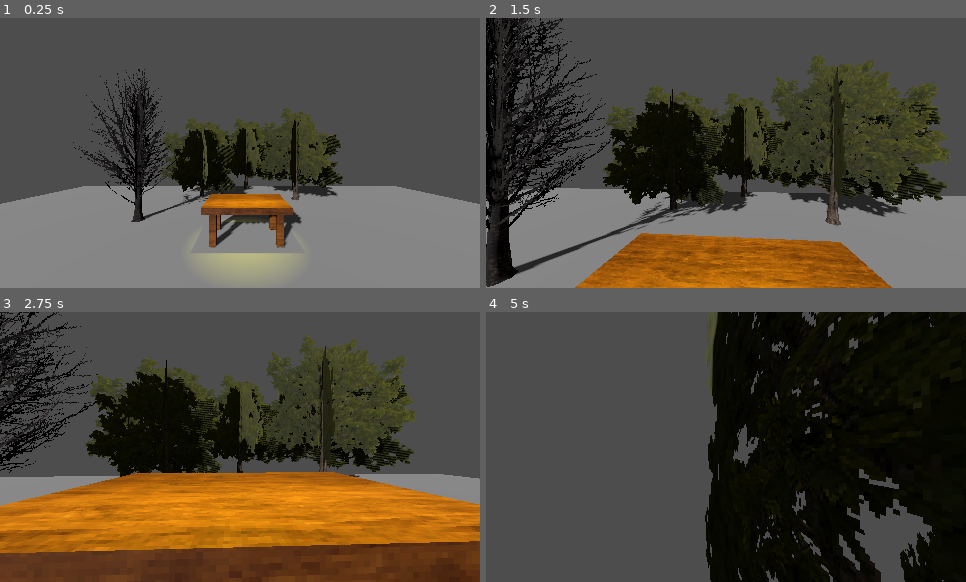
Above: before the commit, frames 1-4 (two rows, left to right).
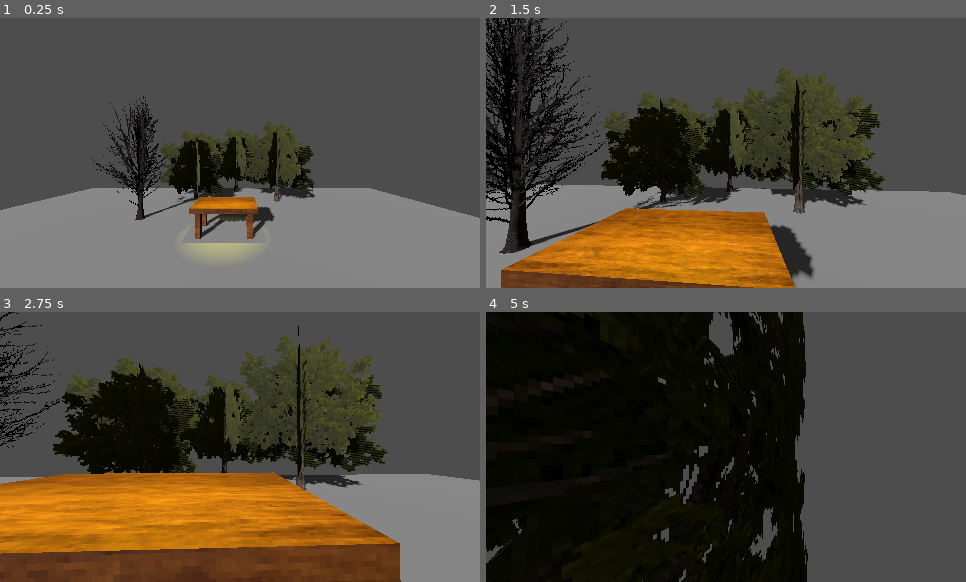
Above: after the commit, the same moments.

Repository: TheM0RSE/GameOff2026
Game: Godot game, scene res://Scenes/Main.tscn
Two runs of this game, one before a commit and one after it. Both use one fixed random seed, a clock stepped at 60 frames per second and the inputs below.
Inputs (mouse positions are in pixels of both pictures, inside the frame that each line leads up to):
- Up to frame 1 (0.25 s): no input
- Up to frame 2 (1.5 s): move the mouse to (750, 153) at 0.52 s; hold W (up) from 0.53 s (still down); tap Space (jump) at 0.77 s; move the mouse to (702, 153) at 1.27 s
- Up to frame 3 (2.75 s): keep holding W (up); tap Space (jump) at 1.52 s; tap Enter at 2 s; move the mouse to (249, 441) at 2.02 s
- Up to frame 4 (5 s): keep holding W (up); tap Space (jump) at 2.75, 3.02, 3.77, 4.52 s; move the mouse to (721, 452) at 2.77 s; move the mouse to (764, 449) at 3.52 s; move the mouse to (687, 444) at 4.27 s

The runs differ from the first frame. In frame 1, 14% of the frame differs, in the area x 0-100%, y 18-96%; in frame 2, 42%; in frame 3, 34%; in frame 4, 79%, in the area x 0-100%, y 0-100%.

Commit message:
Removed 'Assets' and moved 'Table' into 'Models' folder; Changed name from 'CharacterBody3D' to 'Player'; Made 'Entities' folder and put 'Player' folder into it.

Diff:
--- a/Player/Player.tscn
+++ b/Entities/Player/Player.tscn
@@ -1,10 +1,10 @@
 [gd_scene format=3 uid="uid://c2f7or57sbcfm"]
 
-[ext_resource type="Script" uid="uid://c143gwe7hw56k" path="res://Player/Player.gd" id="1_3qydi"]
+[ext_resource type="Script" uid="uid://c143gwe7hw56k" path="res://Entities/Player/Player.gd" id="1_3qydi"]
 
 [sub_resource type="CapsuleShape3D" id="CapsuleShape3D_3n5wa"]
 
-[node name="CharacterBody3D" type="CharacterBody3D" unique_id=1972926718 node_paths=PackedStringArray("camera")]
+[node name="Player" type="CharacterBody3D" unique_id=1972926718 node_paths=PackedStringArray("camera")]
 script = ExtResource("1_3qydi")
 camera = NodePath("Camera3D")
 
--- a/Scenes/Main.tscn
+++ b/Scenes/Main.tscn
@@ -1,9 +1,9 @@
 [gd_scene format=3 uid="uid://dcydvs1qdue5e"]
 
-[ext_resource type="PackedScene" uid="uid://c2f7or57sbcfm" path="res://Player/Player.tscn" id="1_r150o"]
+[ext_resource type="PackedScene" uid="uid://c2f7or57sbcfm" path="res://Entities/Player/Player.tscn" id="1_r150o"]
 [ext_resource type="PackedScene" uid="uid://brt8f8onm4igd" path="res://Models/Trees/dead_tree_rt_1.glb" id="3_kln2b"]
 [ext_resource type="PackedScene" uid="uid://dxwxecr2y7xgw" path="res://Models/Trees/tree_rt_4.glb" id="4_pbw6q"]
-[ext_resource type="PackedScene" uid="uid://bic3k18q2t0ui" path="res://Assets/Models/Table/Table.glb" id="4_rgh2o"]
+[ext_resource type="PackedScene" uid="uid://bic3k18q2t0ui" path="res://Models/Table/Table.glb" id="4_rgh2o"]
 
 [sub_resource type="Environment" id="Environment_3n5wa"]
 volumetric_fog_enabled = true
@@ -11,15 +11,15 @@
 
 [node name="Main" type="Node3D" unique_id=1558236688]
 
-[node name="CSGBox3D" type="CSGBox3D" parent="." unique_id=1294509167]
+[node name="Platform" type="CSGBox3D" parent="." unique_id=1294509167]
 use_collision = true
 size = Vector3(26, 1, 28)
 
-[node name="CharacterBody3D" parent="." unique_id=1972926718 instance=ExtResource("1_r150o")]
-transform = Transform3D(1, 0, 0, 0, 1, 0, 0, 0, 1, 0.026423752, 3.0931816, -0.44581604)
-
 [node name="WorldEnvironment" type="WorldEnvironment" parent="." unique_id=1741461513]
 environment = SubResource("Environment_3n5wa")
+
+[node name="Player" parent="." unique_id=1972926718 instance=ExtResource("1_r150o")]
+transform = Transform3D(1, 0, 0, 0, 1, 0, 0, 0, 1, 0.83949804, 3.6239471, 1.0171549)
 
 [node name="Lighting" type="Node3D" parent="." unique_id=1582039511]
 
Renamed: Player/Player.gd -> Entities/Player/Player.gd
Renamed: Player/Player.gd.uid -> Entities/Player/Player.gd.uid
Renamed: Assets/Models/Table/Table.glb -> Models/Table/Table.glb
Not shown, changed: Models/Table/Table.glb.import
Renamed: Assets/Models/Table/Table_WoodPSX.jpg -> Models/Table/Table_WoodPSX.jpg
Not shown, changed: Models/Table/Table_WoodPSX.jpg.import
